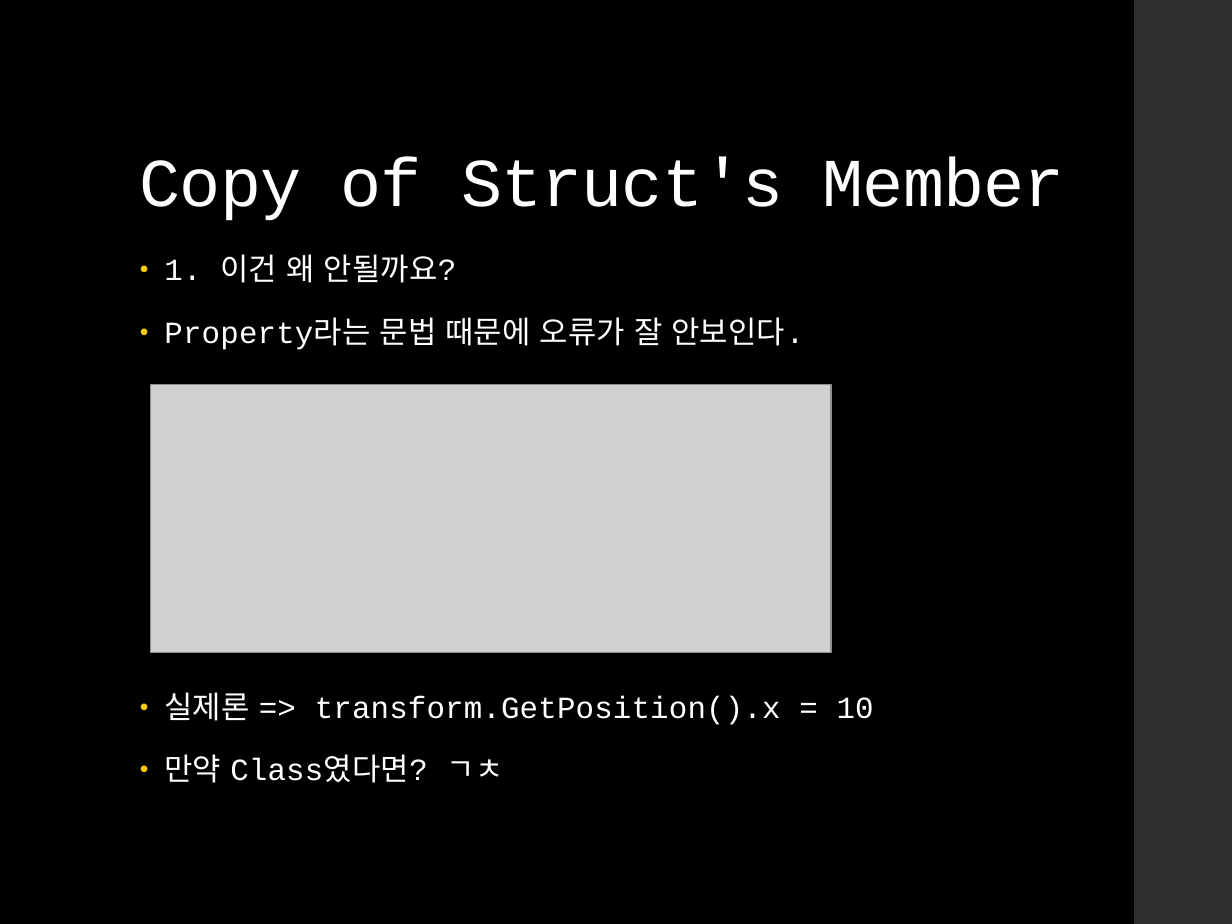
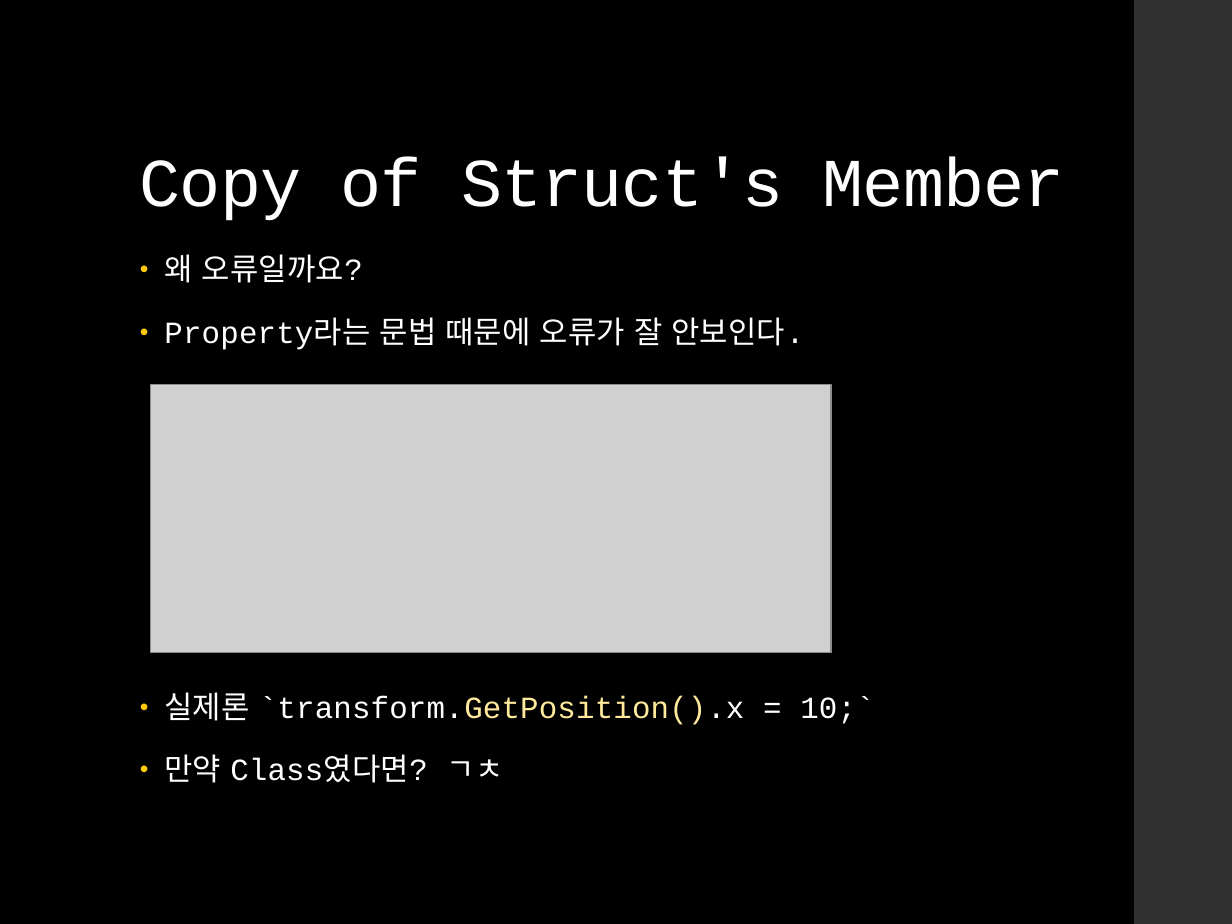
Before and after one commit to IamGroooooot/cien-unity-2020, a slide deck: slide 17 of 2. 유니티 스크립트.pptx. Drawn at 1232x924 pixels with LibreOffice and Linux fonts; fonts in the diff are those of the drawing; grey boxes stand for pictures. Boxes give left, top, right and bottom in pixels: in the first picture for what was removed or moved away, otherwise in the second. Text is boxed around its words. In the diff, an @@ line names an element or a change of style, - is before the commit and + after.

```diff
--- a/2. 유니티 스크립트.pptx
+++ b/2. 유니티 스크립트.pptx
@@ text at <box>164,254,363,283</box>: text changed @@
-• 1. 이건 왜 안될까요?
+• 왜 오류일까요?
@@ text at <box>164,692,744,725</box>: text changed @@
-• 실제론 => transform.GetPosition().x = 10
+• 실제론 `transform.GetPosition().x = 10;`
```
Also in this commit, not shown: 1 slide added, 1 other file.
